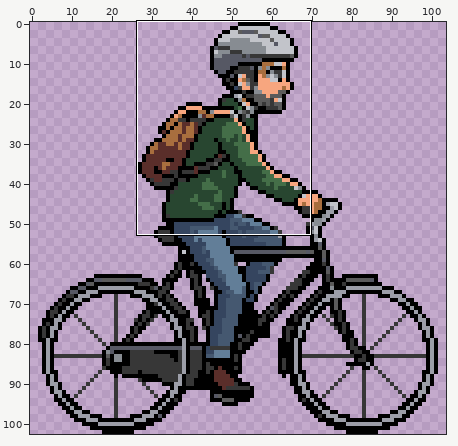
A pixel-art file gets an edit: art/source/rw_road_rider2/rw_road_rider2.aseprite. The picture above shows the old version from afar; the outline marks the close-up.
Close-up. As it was:
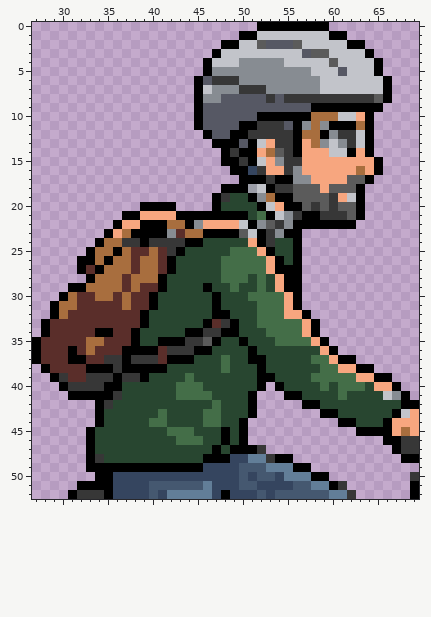
104x103 pixels, 1 frame. Shown: x 27..69, y 0..52.
Now the later version:
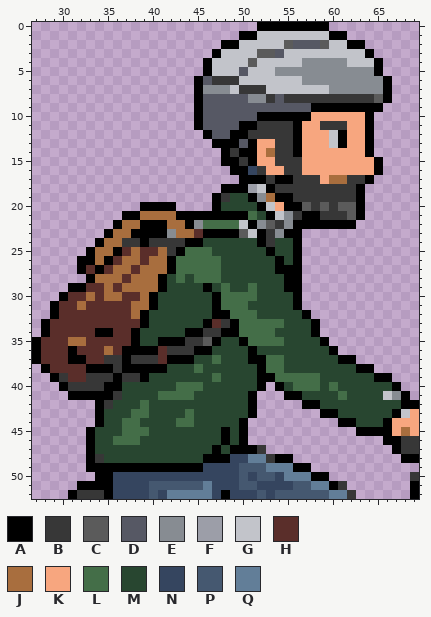
Palette (. is transparent): A #000000  B #373737  C #5b5b5b  D #565864  E #878c92  F #9c9ea8  G #c2c4ca  H #5a2e2a  J #a86e3e  K #f7a67f  L #446e48  M #284630  N #35455f  P #455870  Q #627e98
Changes in this commit:
@@ x 27..69 @@
  1 .......................AAGGGGGGGGAA........
- 2 .....................AAGGCDDDCGGGGGAA......
- 3 ....................AGGGGGGGGGDCCGGGGA.....
- 4 ...................AGGGEEEEEGGGGGCGGGGA....
- 5 ...................AEEEEEEEEEEEGGGDGGGA....
- 6 ..................ADBBBEEEEEEEEEGGGGGGGA...
- 7 ..................AGEEEBBBEEEEEEGGGGGGGA...
- 8 ..................AEEDDDDDBDBBBBBBBBBBCA...
+ 2 .....................AAGGGGGCDDDCGGAA......
+ 3 ....................AGGGGCCDGGGGGGGGGA.....
+ 4 ...................AGGGGCGGGGGEEEEEGGGA....
+ 5 ...................AGGGDGGGEEEEEEEEEEEA....
+ 6 ..................ADBBBGGGGGGGEEEEEEEEEA...
+ 7 ..................AEEEGBBBGGGGGGGEEEEEEA...
+ 8 ..................ADDDDDEEBDBBBBBBBBBBCA...
  9 ..................ADDDDDDDDDDDDAAAAAAAA....
-10 ..................ADDDDDDAAAAAAJJJGGKA.....
-11 ..................ADDDDAABBBDAEJEAAAJA.....
-12 ...................ADDAABBBBBAJJAEBBGA.....
-13 ....................AAADAGKBBAKJEGEBGA.....
-14 .....................ABAAKJCBAKKKGGAKA.....
-15 .....................AABAGKEBBKKKKKKKKA....
-16 ......................AANBKKBEKKKKKKJKA....
-17 .......................AAABAAEEKKKKCCA.....
-18 .....................AAAFGABBCCCKCCCA......
-19 ....................ABMMAEJAACCCCBKGA......
+10 ..................ADDDDDDAAAAAAKKKKKKA.....
+11 ..................ADDDDAABBBBAKKBBBKKA.....
+12 ...................ADDAABBBBBAKKKGAKKA.....
+13 ....................AAADAKKBBAKKKGAKKA.....
+14 .....................ABAAKJBBAKKKKKKKA.....
+15 .....................AABAKKBBBKKKKKKKKA....
+16 ......................AANBKKBBKKKKKKKKA....
+17 .......................AAABAABBBKJJBBA.....
+18 .....................AAAFGABBBBBBBBBA......
+19 ....................ABMMAEJAABBBBBBBA......
 20 ............AAAA....AMMMMAGKAACBCBCCA......
-21 ..........AAKKKKAAAAAAAAMLAGEBAABBBCA......
-22 .........AKKAAAJJAEKKKKGAECBEAAAAAAA.......
-23 ........AKJAAAAEHJJAAAACGABEAA.............
-24 .......AJJBBABBBBAAMMMMMKABMMA.............
-25 ......AJJAJHHJHBAMMMMMLLLKAMMA.............
-26 .....AAJAJJHJJHAMMMMMLLLLLKAMA.............
-27 .....AHAJJJHJJHAMMMMMLLLLLKAAA.............
-28 ......AJJJHJJJAMMMMMMLLLMLMKAA.............
-29 ....AAJJJJHJHHAMMMMAMMLMMLMKAA.............
-30 ...AJHHJJHJHHAMMMMMMAMMMLLLLKA.............
-31 ..AJJHHHHHJHHAMMMMMMAMMMMLLLKA.............
-32 ..AJHHHHHHHHAMMMMMMMAAMMMLLLKKA............
-33 .AHHHHHHHHHHAMMMMMMAHBAMMLLLLLKA...........
-34 .AHHHHHAAHHAMMMMMAABBAAMMMLLLLKA...........
-35 AHHHHHJJHHHAMMAAABBCAMMAMMMLLLLKA..........
-36 AHHHAHJHHHAAAAHBBBAAMMMMAMMMMMMMKA.........
-37 AHHHAAHHBBABBBHAAAMMMLMMAAMMMMMLLKAA.......
-38 .AHHHHAAABAAAAAMMMMMMLMMMAMMMMMMLLKKAA.....
-39 ..ABHHBBBABBAMMMMLMMMMMMMAAMMMMLLLLLKKAA...
-40 ...ABBBBAAMMMMMMLLLMMMMMMA.AMMMMLMLLLMKKA..
-41 ....AAAAABMMMMMMLLLLMMMMA...AAMMMMLMMMMGEA.
-42 .......ABMMMMMMMMMMMLMMMA.....AAMMMMMMMMMAA
-43 .......AMMMMMMLMMMMLLMMMA.......AAMMMMMMAGK
-44 .......AMMMMMLLMMMMLLMMA..........AAMMMAKKK
-45 ......AMMMMMMMMLLLMMMAMA............AAAAKJK
-46 ......AMMMMMMMMMLLLMMAMA...............AABB
+21 ..........AAJJJJAAAAAAAALMAGEBAABBBCA......
+22 .........AJJAAAJJAELLLLGAECBEAAAAAAA.......
+23 ........AJJAAAAEJJHAAAACGABEAA.............
+24 .......AJJBBABBBBAAMMMMMMABMMA.............
+25 ......AJJAHJHHJBALLLMMMMMMAMMA.............
+26 .....AAJAHJJHJJALLLLLMMMMMMAMA.............
+27 .....AHAHJJHJJJALLLLLMMMMMMAAA.............
+28 ......AJJJHJJJAMLMLLLMMMMMMMAA.............
+29 ....AAHHJHJJJJAMMMMAMLMMLMMMAA.............
+30 ...AHHJHJJHHJAMMMMMMALLLLMMMMA.............
+31 ..AHHJHHHHHJJAMMMMMMALLLMMMMMA.............
+32 ..AHHHHHHHHJAMMMMMMMAALLLMMMMMA............
+33 .AHHHHHHHHHHAMMMMMMAHBALLLLLMMMA...........
+34 .AHHHHHAAHHAMMMMMAABBAALLLLMMMMA...........
+35 AHHHJJHHHHHAMMAAABBCAMMALLLLMMMMA..........
+36 AHHHAHHHJHAAAAHBBBAAMMMMAMMMMMMMMA.........
+37 AHHHAAHHBBABBBHAAAMMLMMMAALLMMMMMMAA.......
+38 .AHHHHAAABAAAAAMMMLMMMMMMALLMMMMMMMMAA.....
+39 ..ABHHBBBABBAMMMMMMMLMMMMAALLLLLMMMMMMAA...
+40 ...ABBBBAAMMMMMMLLLMMMMMMA.AMLLLMLMMMMMMA..
+41 ....AAAAABMMMMLLLLMMMMMMA...AAMMMMLMMMMGEA.
+42 .......ABMMMLMMMMMMMMMMMA.....AAMMMMMMMMMAA
+43 .......AMMMLLMMMMLMMMMMMA.......AAMMMMMMAGK
+44 .......AMMLLMMMMLLMMMMMA..........AAMMMAKKK
+45 ......AMMMLLLMMMMMMMMAMA............AAAAKJK
+46 ......AMMLLLMMMMMMMMMAMA...............AABB
 47 ......AMMMMMMMMMMMMMAMAAAB..............ABB
